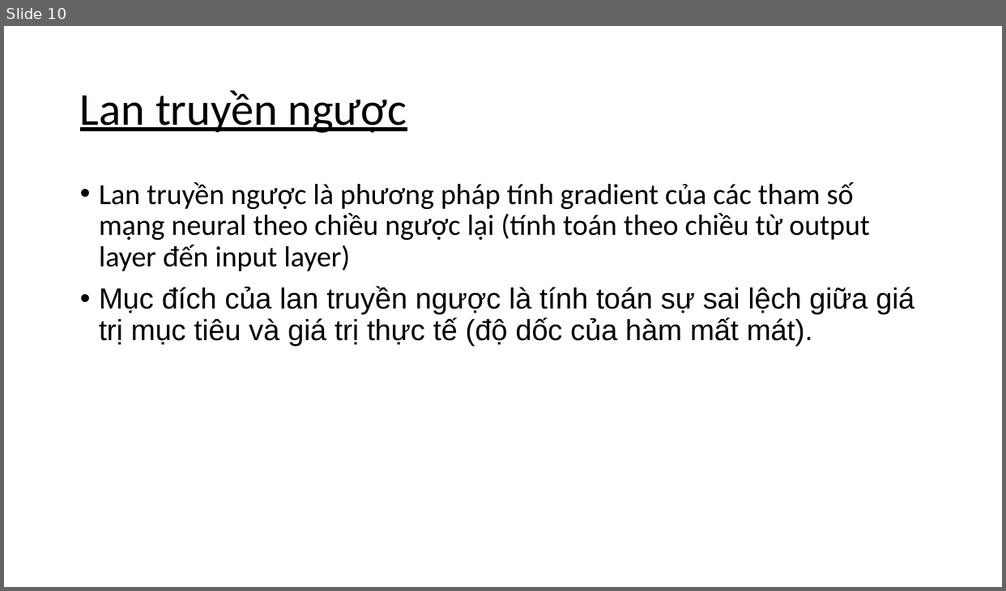
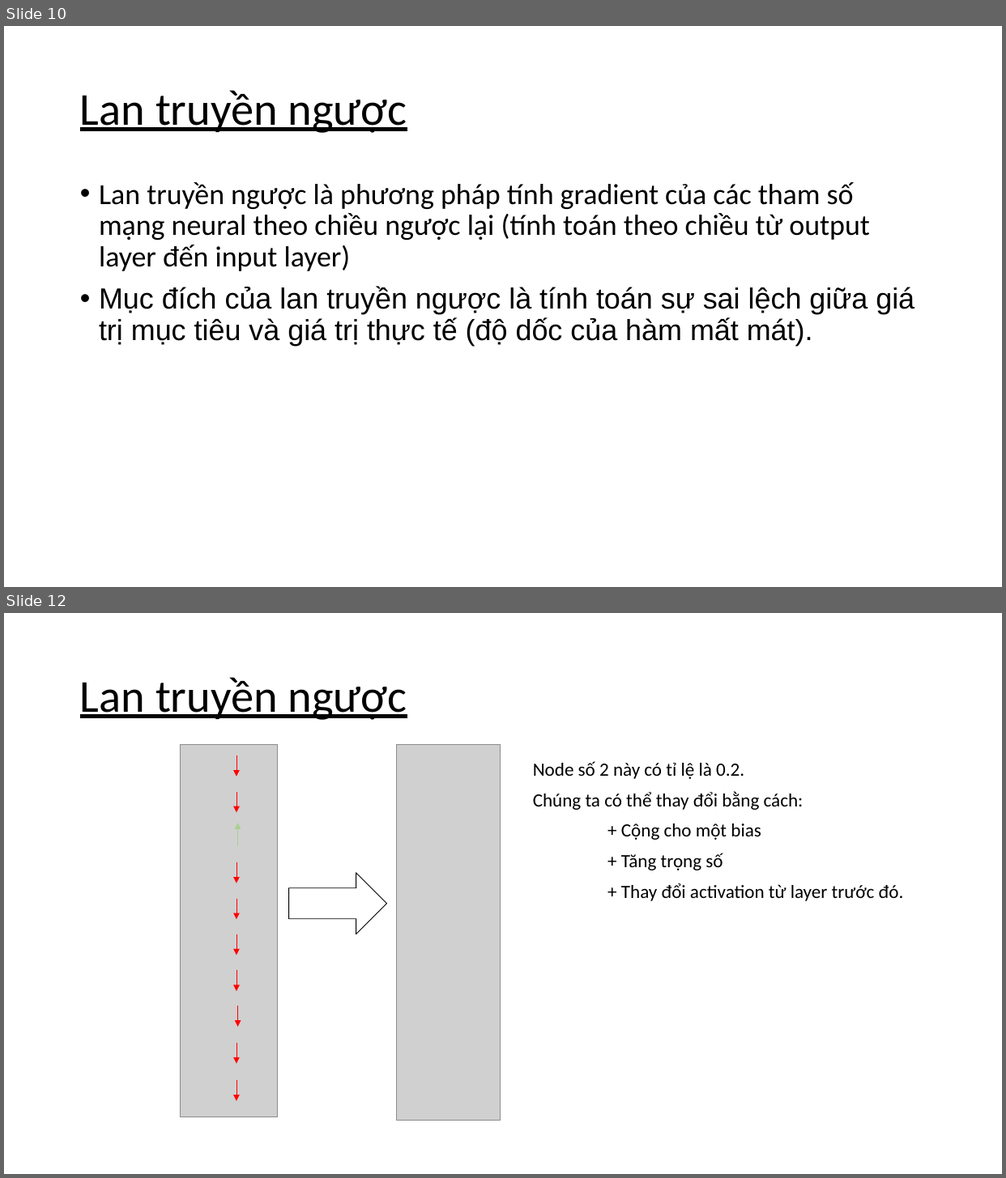
Before and after one commit to PhamTruongUit/Age-prediction, a slide deck: presentation.pptx. Shown one above the other, each under a label of ours: slide 10 before the commit, slides 10 and 12 after it; the slides between them are not shown. The pictures are 1006x591 and 1006x1178 pixels, drawn with LibreOffice and Linux fonts; fonts in the diff are those of the drawing; grey boxes stand for pictures. Boxes give left, top, right and bottom in pixels: in the first picture for what was removed or moved away, otherwise in the second. Text is boxed around its words. In the diff, an @@ line names an element or a change of style, - is before the commit and + after.

```diff
--- a/presentation.pptx
+++ b/presentation.pptx
@@ slide 12 added at [4,613,1002,1174], background #FFFFFF @@
@@ title added at [80,677,407,720], 44 pt, text #000000, underline @@
+Lan truyền ngược
@@ picture added at [180,745,278,1118] @@
@@ arrow added from (236, 756) to (236, 776), #FF0000 0.5 pt @@
@@ picture added at [397,745,501,1121] @@
@@ text added at [533,761,904,901], 18 pt, text #000000 @@
+Node số 2 này có tỉ lệ là 0.2.
+Chúng ta có thể thay đổi bằng cách:
++ Cộng cho một bias
++ Tăng trọng số
++ Thay đổi activation từ layer trước đó.
@@ arrow added from (236, 792) to (236, 813), #FF0000 0.5 pt @@
@@ arrow added from (237, 846) to (237, 824), #A9D18E 0.5 pt @@
@@ arrow added from (236, 862) to (236, 884), #FF0000 0.5 pt @@
@@ right arrow added at [289,873,387,934], outline #000000 0.75 pt @@
@@ arrow added from (236, 899) to (236, 919), #FF0000 0.5 pt @@
@@ arrow added from (236, 934) to (236, 955), #FF0000 0.5 pt @@
@@ arrow added from (236, 971) to (236, 992), #FF0000 0.5 pt @@
@@ arrow added from (237, 1006) to (237, 1027), #FF0000 0.5 pt @@
@@ arrow added from (236, 1043) to (236, 1063), #FF0000 0.5 pt @@
@@ arrow added from (236, 1081) to (236, 1101), #FF0000 0.5 pt @@
```
Also in this commit, not shown: 5 slides changed, 2 other slides added, 1 slide removed.
